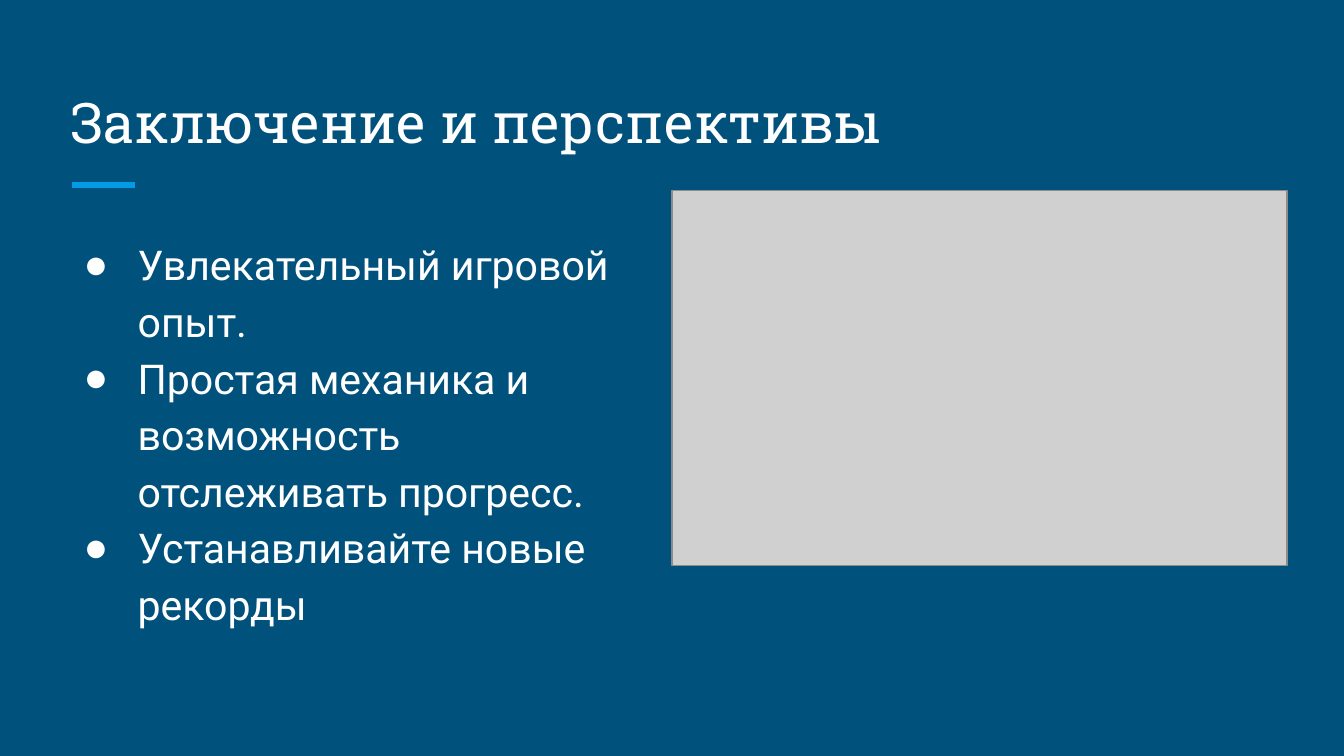
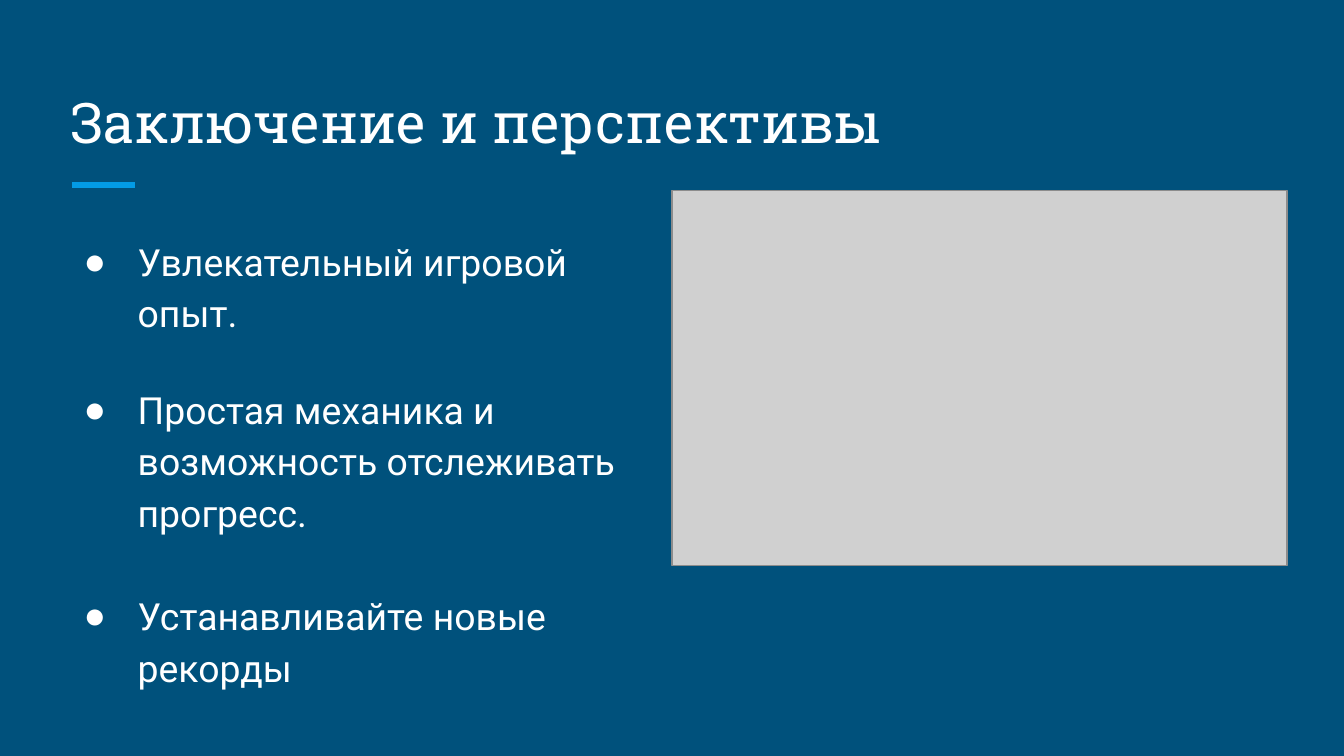
Before and after one commit to yasminaparlak-create/-..., a slide deck: slide 9 of “Space Cleaner” Обзор игры.pptx. Drawn at 1344x756 pixels with LibreOffice and Linux fonts; fonts in the diff are those of the drawing; grey boxes stand for pictures. Boxes give left, top, right and bottom in pixels: in the first picture for what was removed or moved away, otherwise in the second. Text is boxed around its words. In the diff, an @@ line names an element or a change of style, - is before the commit and + after.

```diff
--- a/“Space Cleaner” Обзор игры.pptx
+++ b/“Space Cleaner” Обзор игры.pptx
@@ text "Увлекательный игровой опыт." at <box>138,249,615,690</box>: size 22 to 20 pt @@
```
Also in this commit, not shown: 8 other slides changed.
